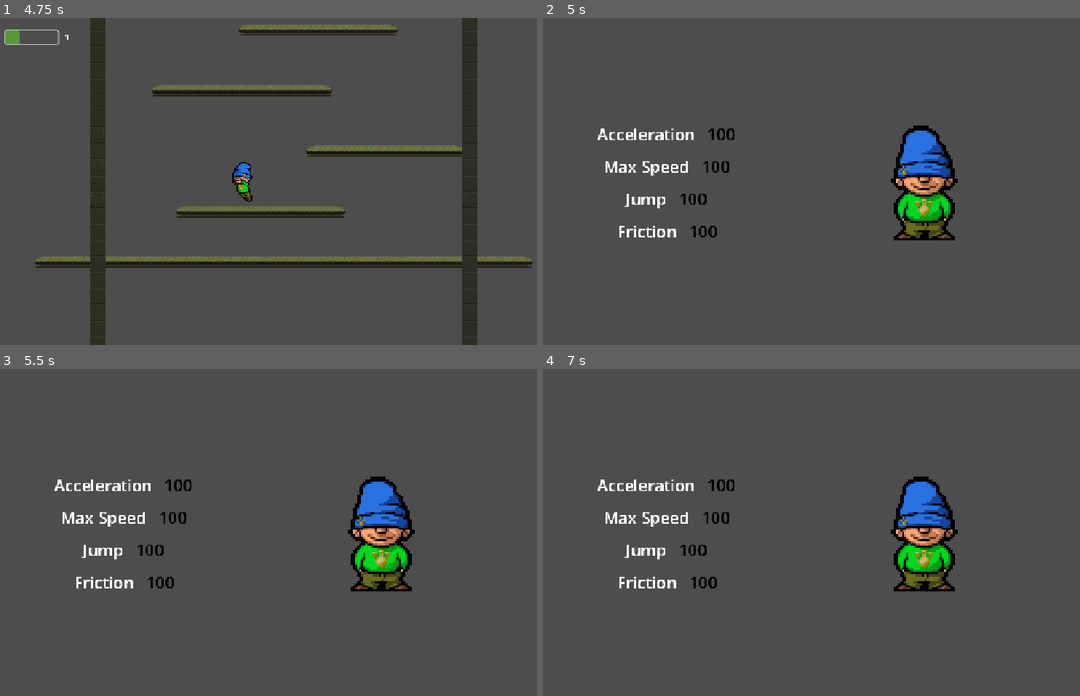
Above: before the commit, frames 1-4 (two rows, left to right).
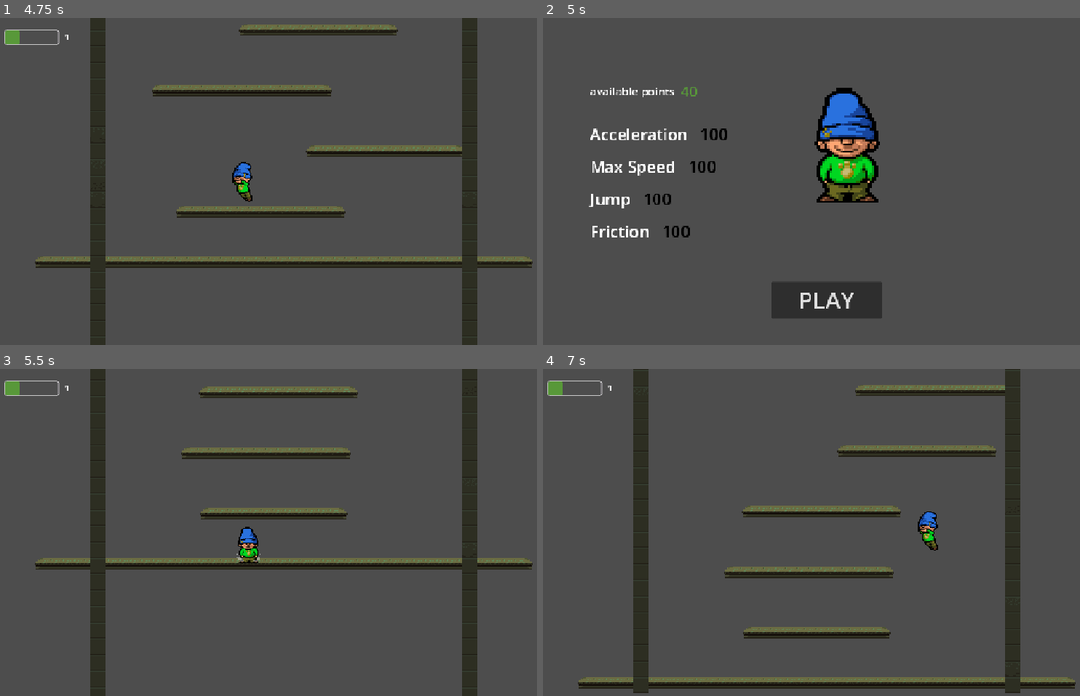
Above: after the commit, the same moments.

Repository: DoktorZnak/ice-tower-dz
Game: Godot game, scene res://scenes/main/main.tscn
The game is run twice, just before and just after one commit, with the same random seed, the same clock (stepped at 60 frames per second) and the same inputs.
Inputs (mouse positions are in pixels of both pictures, inside the frame that each line leads up to):
- Up to frame 1 (4.75 s): hold D (right) 0.53-2.03 s; tap Space (jump) at 0.6, 0.77, 1.07, 1.35, 1.52, 1.82, 2.1, 2.85, 3.02, 3.32, 3.6, 3.77, 4.07, 4.35, 4.52 s; hold A (left) 2.03-2.78 s; hold D (right) 2.78-4.28 s; tap R (reset_game) at 4.15 s; hold A (left) from 4.28 s (still down)
- Up to frame 2 (5 s): keep holding A (left); tap Space (jump) at 4.82 s; tap M (show_menu) at 4.9 s
- Up to frame 3 (5.5 s): release A (left) at 5 s; click (284, 650) at 5 s, where only the run after the commit has a clickable "PLAY"
- Up to frame 4 (7 s): hold D (right) 5.78-6.53 s; tap Space (jump) at 5.85, 6.6, 6.77 s; hold A (left) from 6.53 s (still down)

Frame 1 is identical in both runs. In frame 2, 11% of the frame differs, in the area x 8-78%, y 21-92%; in frame 3, 16%; in frame 4, 18%, in the area x 0-100%, y 0-100%.

Commit message:
refactor a bit

Diff:
--- a/my_theme.tres
+++ b/my_theme.tres
@@ -50,6 +50,8 @@
 ProgressBar/styles/fill = SubResource("StyleBoxFlat_kiwll")
 blackLabel/base_type = &"Label"
 blackLabel/colors/font_color = Color(0, 0, 0, 1)
+greenLabel/base_type = &"Label"
+greenLabel/colors/font_color = Color(0.34509805, 0.59607846, 0.22352941, 1)
 roundedBtn/base_type = &"Button"
 roundedBtn/styles/hover = SubResource("StyleBoxFlat_pvayc")
 roundedBtn/styles/normal = SubResource("StyleBoxFlat_kyomd")
--- a/scenes/level_ui/level_ui.tscn
+++ b/scenes/_partials/level_ui/level_ui.tscn
@@ -1,6 +1,6 @@
 [gd_scene format=3 uid="uid://dk4c66p2rtvdg"]
 
-[ext_resource type="Script" uid="uid://b07sg8hw3v1e" path="res://scenes/level_ui/level_ui.gd" id="1_b0f2m"]
+[ext_resource type="Script" uid="uid://b07sg8hw3v1e" path="res://scenes/_partials/level_ui/level_ui.gd" id="1_b0f2m"]
 
 [node name="LevelUI" type="Control" unique_id=1028605540]
 layout_mode = 3
--- a/scenes/platform/platform.tscn
+++ b/scenes/_partials/platform/platform.tscn
@@ -1,6 +1,6 @@
 [gd_scene format=3 uid="uid://k61cuk5rx2bq"]
 
-[ext_resource type="Script" uid="uid://b2nvuf36xsskl" path="res://scenes/platform/platform.gd" id="1_7j252"]
+[ext_resource type="Script" uid="uid://b2nvuf36xsskl" path="res://scenes/_partials/platform/platform.gd" id="1_7j252"]
 [ext_resource type="Texture2D" uid="uid://m1xi3sngna2p" path="res://assets/subway.png" id="1_8pv2r"]
 
 [sub_resource type="TileSetAtlasSource" id="TileSetAtlasSource_34mie"]
--- a/scenes/dust/dust.tscn
+++ b/scenes/_partials/player/dust/dust.tscn
@@ -4,7 +4,7 @@
 [ext_resource type="Texture2D" uid="uid://c87nacfvo8nbw" path="res://assets/dust/dust2.png" id="2_rp414"]
 [ext_resource type="Texture2D" uid="uid://ck4fad1601k68" path="res://assets/dust/dust3.png" id="3_0tghs"]
 [ext_resource type="Texture2D" uid="uid://mubj0tbhg1hv" path="res://assets/dust/dust4.png" id="4_ivty8"]
-[ext_resource type="Script" uid="uid://dpecj8jm242n2" path="res://scenes/dust/dust.gd" id="5_rp414"]
+[ext_resource type="Script" uid="uid://dpecj8jm242n2" path="res://scenes/_partials/player/dust/dust.gd" id="5_rp414"]
 
 [sub_resource type="SpriteFrames" id="SpriteFrames_lxhet"]
 animations = [{
--- a/scenes/player/player.gd
+++ b/scenes/_partials/player/player.gd
@@ -23,7 +23,7 @@
 
 var is_grounded = true
 
-@onready var dust = preload("res://scenes/dust/dust.tscn")
+@onready var dust = preload("res://scenes/_partials/player/dust/dust.tscn")
 
 func is_player_grounded():
 	return true if is_on_floor() or $PlatformCheckArea.has_overlapping_bodies() else false
--- a/scenes/player/player.tscn
+++ b/scenes/_partials/player/player.tscn
@@ -1,9 +1,9 @@
 [gd_scene format=3 uid="uid://cx8yf38hxuu2i"]
 
-[ext_resource type="Script" uid="uid://dp8n1u6w8k7er" path="res://scenes/player/player.gd" id="1_gmlin"]
-[ext_resource type="Shader" uid="uid://ncl5d6qhmpf0" path="res://scenes/player/player.gdshader" id="2_lvxji"]
+[ext_resource type="Script" uid="uid://dp8n1u6w8k7er" path="res://scenes/_partials/player/player.gd" id="1_gmlin"]
+[ext_resource type="Shader" uid="uid://ncl5d6qhmpf0" path="res://scenes/_partials/player/player.gdshader" id="2_lvxji"]
 [ext_resource type="Texture2D" uid="uid://cltvwnbyjkfpo" path="res://assets/PC _ Computer - Icy Tower - Playable Characters - Harold the Homeboy & Disco Dave.png" id="3_gmlin"]
-[ext_resource type="Script" uid="uid://cxm1511ym38vy" path="res://scenes/player/physics.gd" id="4_lvxji"]
+[ext_resource type="Script" uid="uid://cxm1511ym38vy" path="res://scenes/_partials/player/physics.gd" id="4_lvxji"]
 
 [sub_resource type="ShaderMaterial" id="ShaderMaterial_dovo2"]
 shader = ExtResource("2_lvxji")
@@ -94,15 +94,6 @@
 [sub_resource type="RectangleShape2D" id="RectangleShape2D_gmlin"]
 size = Vector2(24, 0.375)
 
-[sub_resource type="ParticleProcessMaterial" id="ParticleProcessMaterial_lvxji"]
-particle_flag_disable_z = true
-angle_min = 1.0728835e-05
-angle_max = 1.0728835e-05
-direction = Vector3(0, -1, 0)
-gravity = Vector3(0, 90, 0)
-damping_min = 20.0
-damping_max = 20.0
-
 [node name="Player" type="CharacterBody2D" unique_id=1051229409]
 scale = Vector2(1.4, 1.4)
 collision_mask = 6
@@ -127,11 +118,5 @@
 [node name="Physics" type="Node" parent="." unique_id=74248989]
 script = ExtResource("4_lvxji")
 
-[node name="GPUParticles2D" type="GPUParticles2D" parent="." unique_id=1533801222]
-visible = false
-position = Vector2(0.71428573, 30)
-amount = 5
-process_material = SubResource("ParticleProcessMaterial_lvxji")
-
 [node name="Marker2D" type="Marker2D" parent="." unique_id=1462671744]
 position = Vector2(0.71428573, 10.714286)
--- a/scenes/game_manager.gd
+++ b/scenes/game_manager.gd
@@ -16,8 +16,8 @@
 	'friction': {'value': 100, 'label': 'Friction'},
 }
 
-var base_speed: float = 200.0
-var jump_force: float = -450.0
+var base_speed = 200.0
+var jump_force = -450.0
 
 func add_stat_point(stat_name: String) -> bool:
 	if stat_points <= 0: return false
--- a/scenes/main/main.gd
+++ b/scenes/main/main.gd
@@ -1,6 +1,6 @@
 extends Node2D
 
-var platform_scene: PackedScene = preload("res://scenes/platform/platform.tscn")
+var platform_scene: PackedScene = preload("res://scenes/_partials/platform/platform.tscn")
 
 const PLATFORM_SPACING = 120
 const VIEWPORT_HEIGHT = 600
--- a/scenes/main/main.tscn
+++ b/scenes/main/main.tscn
@@ -1,10 +1,10 @@
 [gd_scene format=4 uid="uid://br1cqd800x1kl"]
 
-[ext_resource type="PackedScene" uid="uid://k61cuk5rx2bq" path="res://scenes/platform/platform.tscn" id="1_hyk8p"]
+[ext_resource type="PackedScene" uid="uid://k61cuk5rx2bq" path="res://scenes/_partials/platform/platform.tscn" id="1_hyk8p"]
 [ext_resource type="Script" uid="uid://v3ge55jumfgx" path="res://scenes/main/main.gd" id="1_l3cfh"]
-[ext_resource type="PackedScene" uid="uid://cx8yf38hxuu2i" path="res://scenes/player/player.tscn" id="2_iuonh"]
+[ext_resource type="PackedScene" uid="uid://cx8yf38hxuu2i" path="res://scenes/_partials/player/player.tscn" id="2_iuonh"]
 [ext_resource type="Texture2D" uid="uid://bwgnuawiqhpq5" path="res://assets/Sprite-Wall.png" id="2_l3cfh"]
-[ext_resource type="PackedScene" uid="uid://dk4c66p2rtvdg" path="res://scenes/level_ui/level_ui.tscn" id="5_6q06x"]
+[ext_resource type="PackedScene" uid="uid://dk4c66p2rtvdg" path="res://scenes/_partials/level_ui/level_ui.tscn" id="5_6q06x"]
 
 [sub_resource type="TileSetAtlasSource" id="TileSetAtlasSource_l3cfh"]
 texture = ExtResource("2_l3cfh")
--- a/scenes/menu/menu.gd
+++ b/scenes/menu/menu.gd
@@ -1,12 +1,7 @@
 extends Control
 
+func _ready():
+	$HBoxContainer/AvailablePointsLabel.text = str(GameManager.stat_points)
 
-# Called when the node enters the scene tree for the first time.
-func _ready() -> void:
-	pass # Replace with function body.
-
-
-# Called every frame. 'delta' is the elapsed time since the previous frame.
-func _process(delta: float) -> void:
-	if Input.is_action_just_pressed("reset_game"):
-		get_tree().change_scene_to_file('res://scenes/main/main.tscn')
+func _on_play_pressed() -> void:
+	get_tree().change_scene_to_file('res://scenes/main/main.tscn')
--- a/scenes/menu/menu.tscn
+++ b/scenes/menu/menu.tscn
@@ -1,8 +1,8 @@
 [gd_scene format=3 uid="uid://bevl64hg1uyv3"]
 
 [ext_resource type="Script" uid="uid://d4hhs2cukc3eu" path="res://scenes/menu/menu.gd" id="1_klgdb"]
-[ext_resource type="PackedScene" uid="uid://bcgnjixkxqwmi" path="res://scenes/menu/MenuStatRow/menu_stat_row.tscn" id="2_mcvr8"]
-[ext_resource type="Shader" uid="uid://ncl5d6qhmpf0" path="res://scenes/player/player.gdshader" id="3_037ec"]
+[ext_resource type="PackedScene" uid="uid://bcgnjixkxqwmi" path="res://scenes/menu/menu_stat_row/menu_stat_row.tscn" id="2_mcvr8"]
+[ext_resource type="Shader" uid="uid://ncl5d6qhmpf0" path="res://scenes/_partials/player/player.gdshader" id="3_037ec"]
 [ext_resource type="Texture2D" uid="uid://cltvwnbyjkfpo" path="res://assets/PC _ Computer - Icy Tower - Playable Characters - Harold the Homeboy & Disco Dave.png" id="4_y1o0p"]
 
 [sub_resource type="ShaderMaterial" id="ShaderMaterial_r8yej"]
@@ -38,30 +38,78 @@
 anchors_preset = 4
 anchor_top = 0.5
 anchor_bottom = 0.5
-offset_left = 54.41
+offset_left = 108.0
 offset_top = -118.5
-offset_right = 490.41
+offset_right = 281.00015
 offset_bottom = 118.5
 grow_vertical = 2
 theme_override_constants/separation = 19
 
 [node name="Acc" parent="VBoxContainer" unique_id=1955922056 instance=ExtResource("2_mcvr8")]
 layout_mode = 2
+size_flags_horizontal = 0
 
 [node name="MaxSpeed" parent="VBoxContainer" unique_id=14840197 instance=ExtResource("2_mcvr8")]
 layout_mode = 2
+size_flags_horizontal = 0
 stat_name = "maxspeed"
 
 [node name="Jump" parent="VBoxContainer" unique_id=128729778 instance=ExtResource("2_mcvr8")]
 layout_mode = 2
+size_flags_horizontal = 0
 stat_name = "jump"
 
 [node name="Friction" parent="VBoxContainer" unique_id=1284185225 instance=ExtResource("2_mcvr8")]
 layout_mode = 2
+size_flags_horizontal = 0
 stat_name = "friction"
 
 [node name="AnimatedSprite2D" type="AnimatedSprite2D" parent="." unique_id=968089206]
 material = SubResource("ShaderMaterial_r8yej")
-position = Vector2(765, 311)
+position = Vector2(612, 235.99998)
 scale = Vector2(4.38, 4.38)
 sprite_frames = SubResource("SpriteFrames_t0a87")
+
+[node name="Button" type="Button" parent="." unique_id=2065236267]
+custom_minimum_size = Vector2(220, 40)
+layout_mode = 1
+anchors_preset = 7
+anchor_left = 0.5
+anchor_top = 1.0
+anchor_right = 0.5
+anchor_bottom = 1.0
+offset_left = -110.0
+offset_top = -125.27002
+offset_right = 110.0
+offset_bottom = -53.27002
+grow_horizontal = 2
+grow_vertical = 0
+size_flags_horizontal = 4
+size_flags_vertical = 4
+theme_override_font_sizes/font_size = 46
+text = "PLAY"
+
+[node name="HBoxContainer" type="HBoxContainer" parent="." unique_id=1457813975]
+layout_mode = 1
+anchors_preset = 4
+anchor_top = 0.5
+anchor_bottom = 0.5
+offset_left = 108.0
+offset_top = -198.1
+offset_right = 316.00015
+offset_bottom = -158.09995
+grow_vertical = 2
+theme_override_constants/separation = 12
+
+[node name="Label" type="Label" parent="HBoxContainer" unique_id=469808369]
+layout_mode = 2
+theme_override_font_sizes/font_size = 22
+text = "available points"
+
+[node name="AvailablePointsLabel" type="Label" parent="HBoxContainer" unique_id=269795750]
+layout_mode = 2
+theme_type_variation = &"greenLabel"
+theme_override_font_sizes/font_size = 28
+text = "4"
+
+[connection signal="pressed" from="Button" to="." method="_on_play_pressed"]
--- a/scenes/menu/MenuStatRow/menu_stat_row.tscn
+++ b/scenes/menu/menu_stat_row/menu_stat_row.tscn
@@ -1,6 +1,6 @@
 [gd_scene format=3 uid="uid://bcgnjixkxqwmi"]
 
-[ext_resource type="Script" uid="uid://cv72x87detfsn" path="res://scenes/menu/MenuStatRow/menu_stat_row.gd" id="1_mmd4p"]
+[ext_resource type="Script" uid="uid://cv72x87detfsn" path="res://scenes/menu/menu_stat_row/menu_stat_row.gd" id="1_mmd4p"]
 
 [sub_resource type="Theme" id="Theme_d8qmt"]
 
--- a/scenes/state.gd
+++ /dev/null
@@ -1,18 +0,0 @@
-class_name State extends Node
-
-signal finished(next_state_path: String, data: Dictionary)
-
-func handle_input(_event: InputEvent):
-	pass
-
-func update(_delta: float):
-	pass
-
-func physics_update(_delta: float):
-	pass
-
-func enter(_prev_state_path: String, _data := {}):
-	pass
-
-func exit():
-	pass
--- a/scenes/state_machine.gd
+++ /dev/null
@@ -1,33 +0,0 @@
-class_name StateMachine extends Node
-
-@export var initial_state: State = null
-
-# state to np klasa Idle, Running, Jumping, Falling
-@onready var state: State = (func get_initial_state():return initial_state if initial_state != null else get_child(0)).call()
-
-func _ready():
-	for state_node in get_children():
-		if state_node is State:
-			state_node.finished.connect(_transition_to_next_state)
-
-	await owner.ready
-	state.enter("")
-
-func _unhandled_input(event: InputEvent):
-	state.handle_input(event)
-
-func _process(delta: float):
-	state.update(delta)
-
-func _physics_process(delta: float):
-	state.physics_update(delta)
-
-func _transition_to_next_state(target_state_path: String, data: Dictionary = {}):
-	if not has_node(target_state_path):
-		printerr(owner.name + ": Trying to transition to state " + target_state_path + " but it does not exist.")
-		return
-
-	var previous_state_path := state.name
-	state.exit()
-	state = get_node(target_state_path)
-	state.enter(previous_state_path, data)
Renamed: scenes/level_ui/level_ui.gd -> scenes/_partials/level_ui/level_ui.gd
Renamed: scenes/level_ui/level_ui.gd.uid -> scenes/_partials/level_ui/level_ui.gd.uid
Renamed: scenes/platform/platform.gd -> scenes/_partials/platform/platform.gd
Renamed: scenes/platform/platform.gd.uid -> scenes/_partials/platform/platform.gd.uid
Renamed: scenes/dust/dust.gd -> scenes/_partials/player/dust/dust.gd
Renamed: scenes/dust/dust.gd.uid -> scenes/_partials/player/dust/dust.gd.uid
Renamed: scenes/player/physics.gd -> scenes/_partials/player/physics.gd
Renamed: scenes/player/physics.gd.uid -> scenes/_partials/player/physics.gd.uid
Renamed: scenes/player/player.gd.uid -> scenes/_partials/player/player.gd.uid
Renamed: scenes/player/player.gdshader -> scenes/_partials/player/player.gdshader
Renamed: scenes/player/player.gdshader.uid -> scenes/_partials/player/player.gdshader.uid
Renamed: scenes/menu/MenuStatRow/menu_stat_row.gd -> scenes/menu/menu_stat_row/menu_stat_row.gd
(and 3 more such lines)
